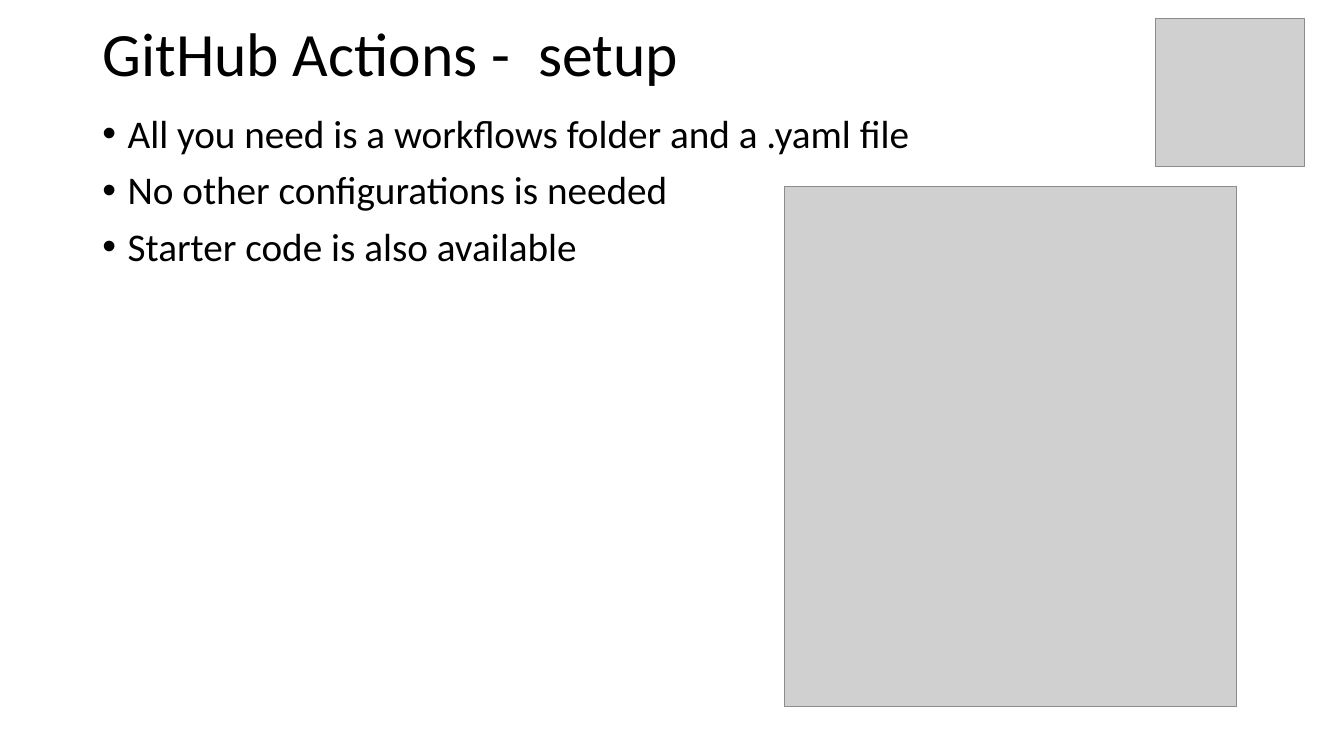
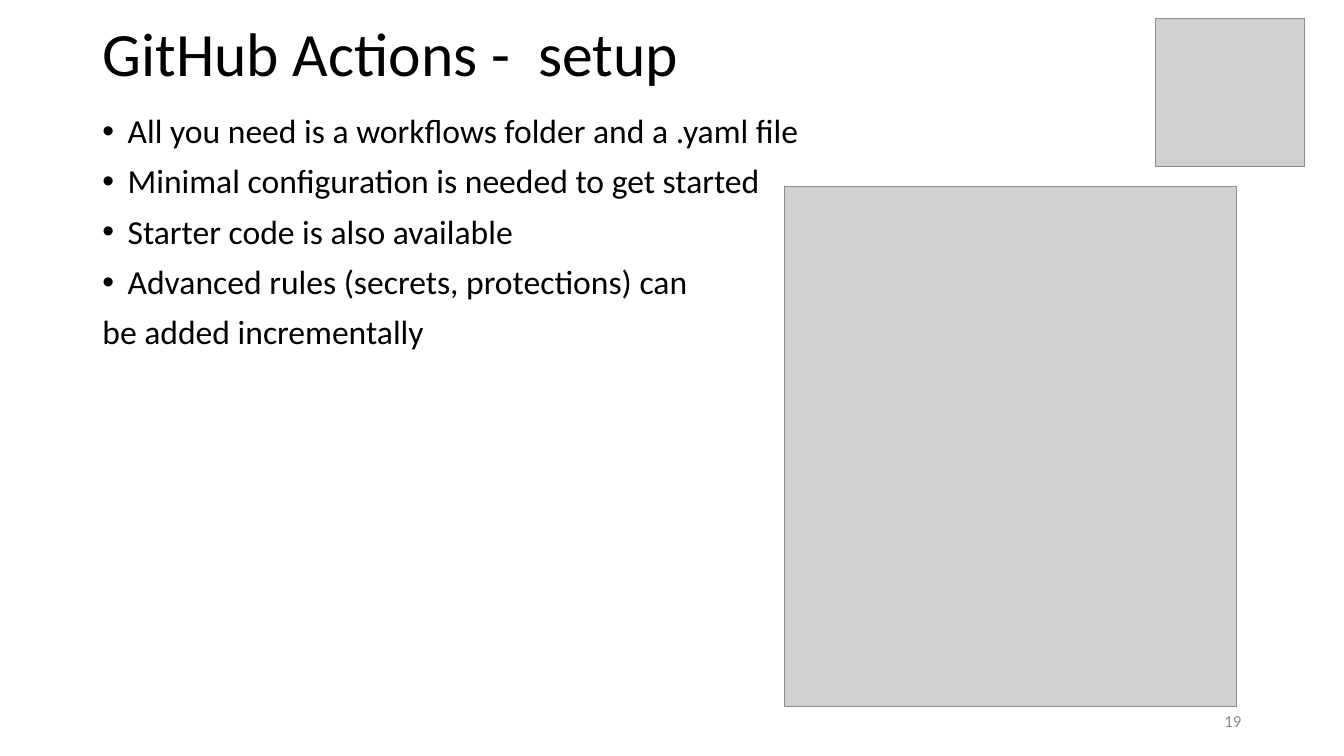
Before and after one commit to johnxu21/johnxu21.github.io, a slide deck: slide 19 of teaching/CS472/Timetable/CI-CD.pptx (slide 17 before the commit). Drawn at 1344x756 pixels with LibreOffice and Linux fonts; fonts in the diff are those of the drawing; grey boxes stand for pictures. Boxes give left, top, right and bottom in pixels: in the first picture for what was removed or moved away, otherwise in the second. Text is boxed around its words. In the diff, an @@ line names an element or a change of style, - is before the commit and + after.

```diff
--- a/teaching/CS472/Timetable/CI-CD.pptx
+++ b/teaching/CS472/Timetable/CI-CD.pptx
@@ text at [128,119,798,245]: size 28 to 24 pt in "All you need is a workflows folder ...", "Starter code is also available" @@
@@ text at [128,169,760,199]: text changed; size 28 to 24 pt @@
-• No other configurations is needed
+• Minimal configuration is needed to get started
@@ text at [102,269,688,350]: paragraphs added @@
+• Advanced rules (secrets, protections) can
+be added incrementally
@@ page number added at [1224,716,1241,727], 12 pt, text #8C8C8C @@
+19
```
Also in this commit, not shown: 26 other slides changed, 4 slides added, 2 slides removed, 2 other files.
